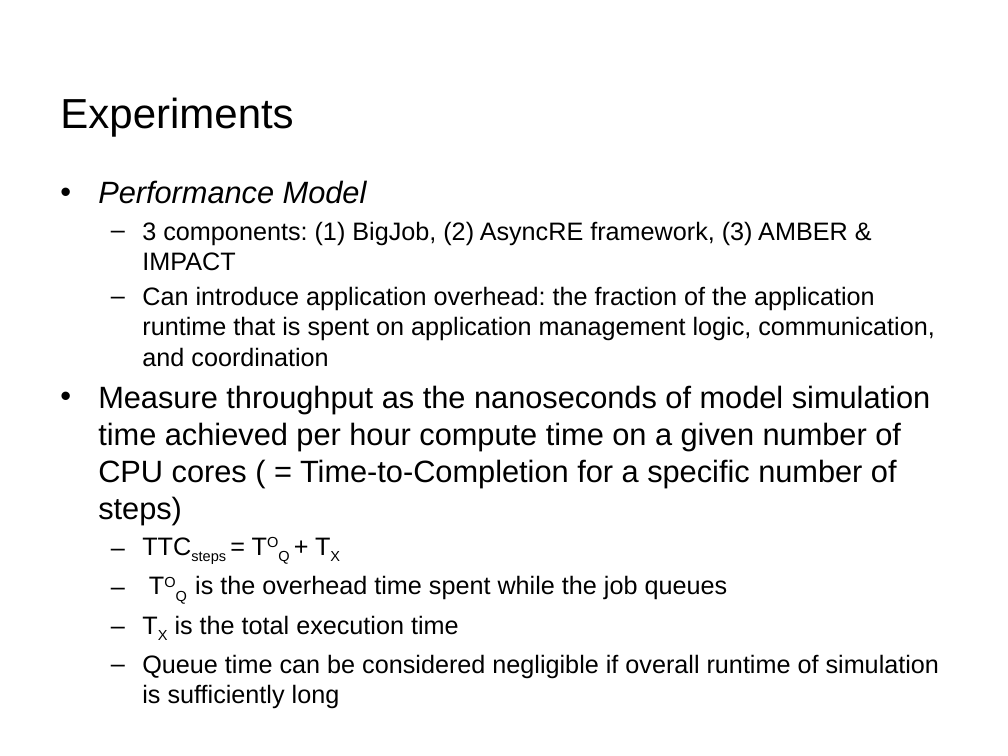
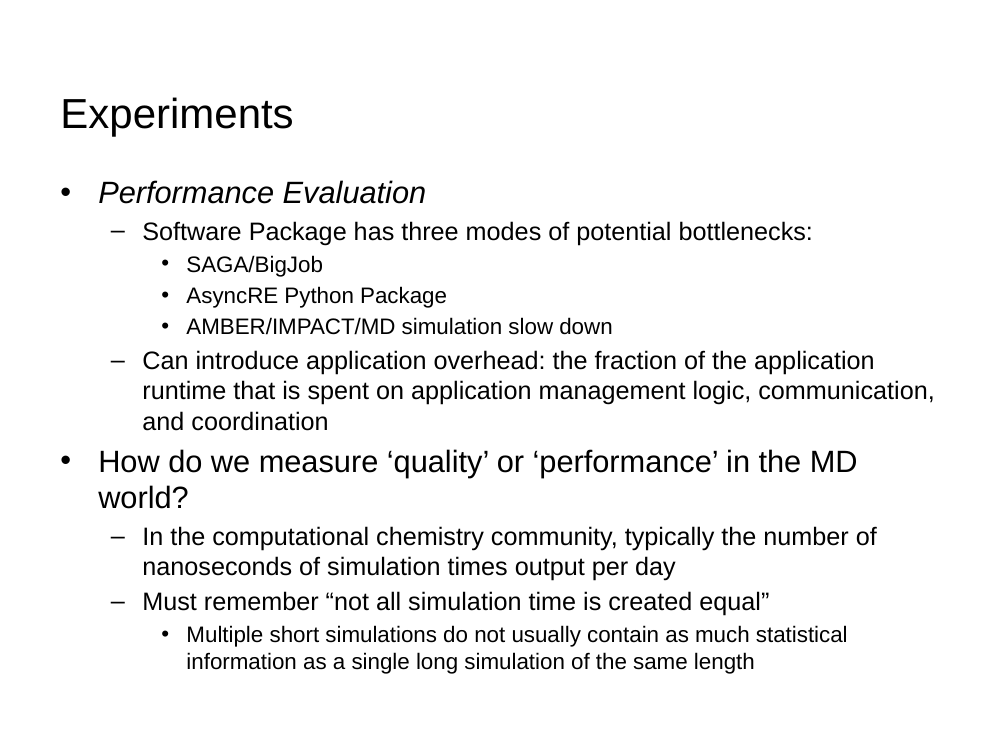
Before and after one commit to saga-project/presentations, a slide deck: slide 17 of 2013-XSEDE-CDI.pptx (slide 6 before the commit). Drawn at 1008x756 pixels with LibreOffice and Linux fonts; fonts in the diff are those of the drawing; background and template pictures are left out. Boxes give left, top, right and bottom in pixels: in the first picture for what was removed or moved away, otherwise in the second. Text is boxed around its words. In the diff, an @@ line names an element or a change of style, - is before the commit and + after.

```diff
--- a/2013-XSEDE-CDI.pptx
+++ b/2013-XSEDE-CDI.pptx
@@ text at (98, 180, 813, 335): text changed; size 18 to 16 pt @@
-• Performance Model
-  – 3 components: (1) BigJob, (2) AsyncRE framework, (3) AMBER & IMPACT
+• Performance Evaluation
+  – Software Package has three modes of potential bottlenecks:
+    • SAGA/BigJob
+    • AsyncRE Python Package
+    • AMBER/IMPACT/MD simulation slow down
@@ text at (98, 449, 877, 674): text changed @@
-• Measure throughput as the nanoseconds of model simulation time achieved per hour compute time on a given number of CPU cores ( = Time-to-Completion for a specific number of steps)
-  – TTCsteps = TOQ + TX
-  – TOQ is the overhead time spent while the job queues
-  – TX is the total execution time
-  – Queue time can be considered negligible if overall runtime of simulation is sufficiently long
+• How do we measure ‘quality’ or ‘performance’ in the MD world?
+  – In the computational chemistry community, typically the number of nanoseconds of simulation times output per day
+  – Must remember “not all simulation time is created equal”
+    • Multiple short simulations do not usually contain as much statistical information as a single long simulation of the same length
```
Also in this commit, not shown: 8 other slides changed, 15 slides added, 4 slides removed, 1 other file.
